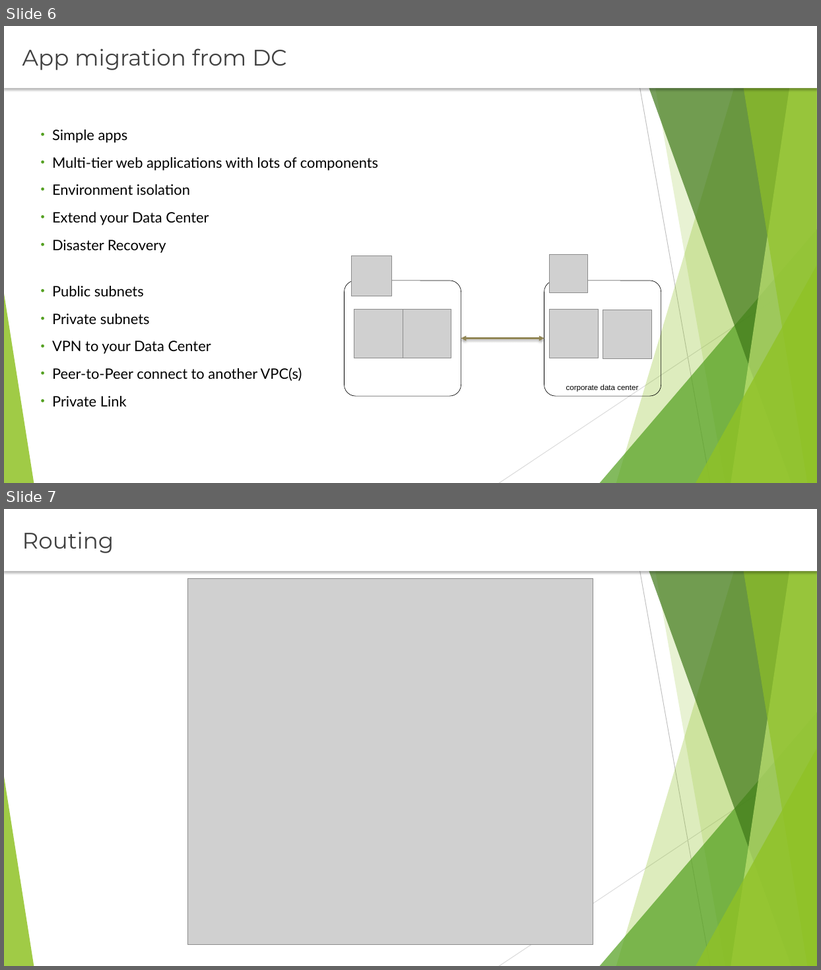
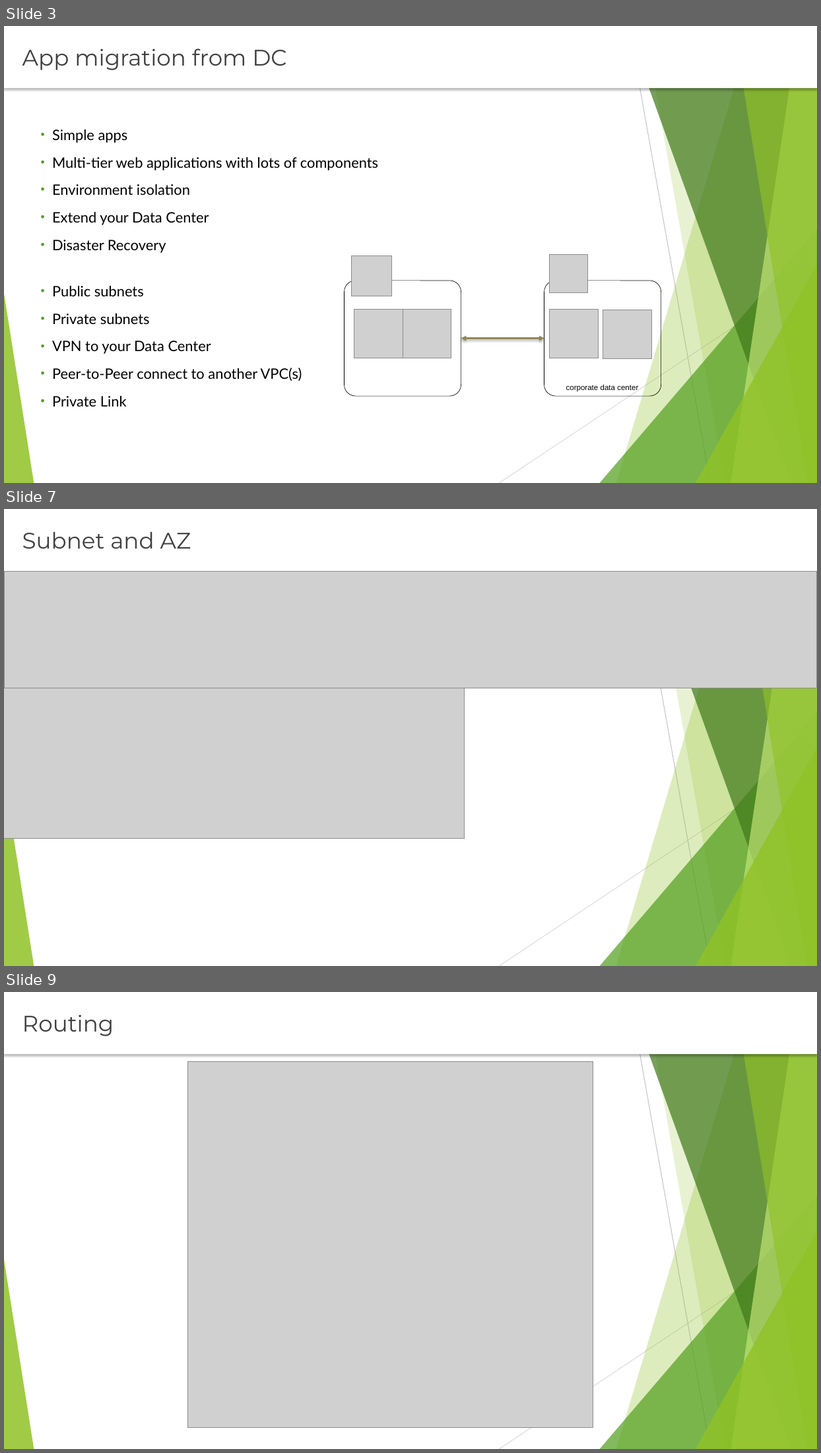
Before and after one commit to rusergei2010/AWSCourse2019, a slide deck: Lecture_5_VPC/vpc.pptx. Shown one above the other, each under a label of ours: slides 6 and 7 before the commit, slides 3, 7 and 9 after it; the slides between them are not shown. The pictures are 821x970 and 821x1453 pixels, drawn with LibreOffice and Linux fonts; fonts in the diff are those of the drawing; grey boxes stand for pictures. Boxes give left, top, right and bottom in pixels: in the first picture for what was removed or moved away, otherwise in the second. Text is boxed around its words. In the diff, an @@ line names an element or a change of style, - is before the commit and + after.

```diff
--- a/Lecture_5_VPC/vpc.pptx
+++ b/Lecture_5_VPC/vpc.pptx
@@ slide 7 added at (4, 509, 817, 966), background #FFFFFF; not listed: 10 template elements that a slide beside it also shows @@
@@ text added at (4, 509, 817, 571), fill #FFFFFF, 26.7 pt, text #404040 @@
+Subnet and AZ
@@ picture added at (4, 571, 817, 689) @@
@@ picture added at (4, 663, 465, 839) @@
@@ what was slide 6 is now slide 3 @@
@@ what was slide 7 is now slide 9 @@
```
Also in this commit, not shown: 5 slides changed, 3 other slides added, 14 other files.
